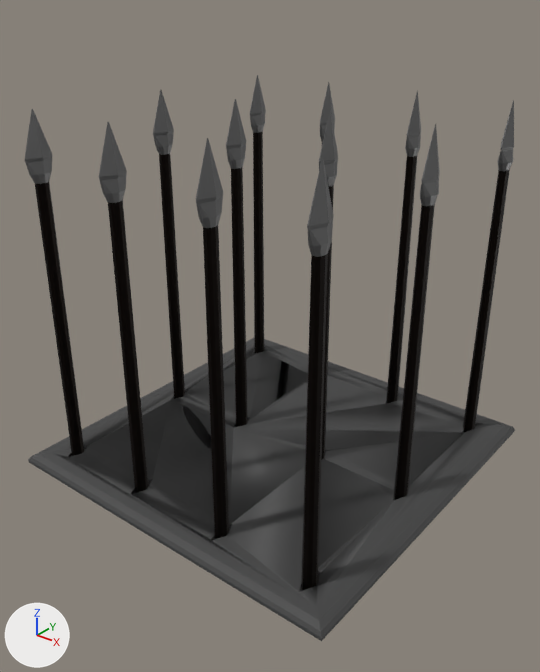
Before and after pictures for a commit that changed the FBX model Assets/+BananaGame/3Dmodels/Traps/SpearTrap.fbx.
The view is the same before and after, from a camera (50 mm lens) standing at (1.111, -1.433, 1.222) and looking at (0.019, -0.067, 0.375). The axes (+X, +Y, +Z) are drawn at lower left. The lights are the same throughout. Where no turn or scale is listed for an object, it has been applied to the vertices. Vertices at the same position are counted once.

In view in the first picture: 'Trap_Base', 'Trap_Spears'.
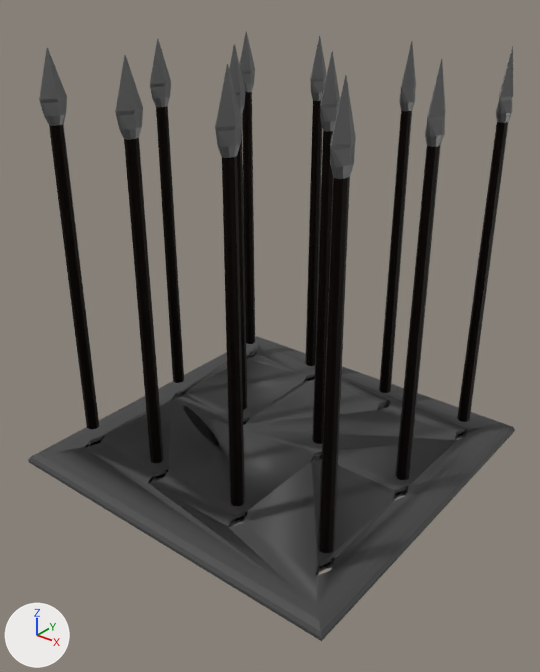
Location of each change, [x1, y1, x2, y2] in pixels of the pictures (540 x 672 px; the box of a moved part takes in the faces that stretch with it):
```json
{"object": "Trap_Spears", "change": "reshaped, moved", "before": [25, 75, 514, 591], "after": [39, 31, 513, 553]}
{"object": "Trap_Base", "change": "reshaped", "before": [28, 338, 515, 641], "after": [28, 336, 515, 641]}
{"part": 1, "of": "me_cube", "change": "moved or reshaped", "before": [51, 343, 495, 608], "after": [53, 340, 495, 607]}
{"part": 2, "of": "me_cube", "change": "moved or reshaped", "before": [52, 399, 394, 607], "after": [51, 399, 395, 608]}
{"part": 3, "of": "me_cylinder_007", "change": "rebuilt", "before": [463, 100, 514, 432], "after": [457, 46, 513, 422], "on screen": "10% wider, 13% taller"}
{"part": 4, "of": "me_cylinder_007", "change": "rebuilt", "before": [302, 158, 334, 591], "after": [318, 75, 356, 553], "on screen": "18% wider, 10% taller"}
{"part": 5, "of": "me_cylinder_007", "change": "rebuilt", "before": [99, 122, 148, 493], "after": [115, 55, 164, 463], "on screen": "10% taller"}
{"part": 6, "of": "me_cylinder_007", "change": "rebuilt", "before": [250, 75, 266, 353], "after": [240, 31, 255, 344]}
{"part": 7, "of": "me_cylinder_007", "change": "rebuilt", "before": [25, 109, 84, 456], "after": [39, 48, 99, 429], "on screen": "10% taller"}
{"part": 8, "of": "me_cylinder_007", "change": "rebuilt", "before": [320, 82, 335, 144], "after": [305, 35, 327, 366]}
{"part": 9, "of": "me_cylinder_007", "change": "rebuilt", "before": [386, 91, 421, 403], "after": [379, 41, 416, 393], "on screen": "13% taller"}
{"part": 10, "of": "me_cylinder_007", "change": "rebuilt", "before": [196, 138, 229, 539], "after": [215, 64, 245, 506], "on screen": "9% narrower, 10% taller"}
```

Scene script edits in JSON lines:
```json
{"block": "me_cube", "where": "me_cube.from_pydata(...)  # 625 vertices, 384 faces; spans x -0.5..0.5, y -0.5..0.5, z -0.011..0.017"}
{"block": "me_cube", "where": "# used by ob_trap_base; location = (0.0, 0.0, 0.0)"}
{"block": "me_cube", "change": "me_cube part 1: all 200 vertices in x -0.417..0.416, y 0.36..0.434, z -0.011..0.017 are moved by (0.0, -0.05, 0.0)"}
{"block": "me_cube", "change": "me_cube part 2: all 201 vertices in x -0.418..0.416, y -0.44..-0.366, z -0.011..0.017 are moved by (0.0, 0.06, 0.0)"}
{"block": "me_cylinder_007", "where": "# used by ob_trap_spears; location = (0.4, 0.4, 10.991)"}
{"op": "remove", "block": "me_cylinder_007", "code": "me_cylinder_007.from_pydata(...)  # 720 vertices, 612 faces; spans x -0.819..0.017, y -0.84..0.034, z -11.045..-10.045"}
{"op": "add", "block": "me_cylinder_007", "code": "me_cylinder_007.from_pydata(...)  # 720 vertices, 612 faces; spans x -0.819..0.017, y -0.78..-0.016, z -11.045..-10.045"}
{"block": "me_cylinder_007", "change": "me_cylinder_007 part 3: the loose piece of 60 vertices spanning x -0.019..0.017, y -0.04..0.034, z -11.045..-10.045 is rebuilt with 60 vertices and now spans x -0.019..0.017, y -0.09..-0.016, z -11.045..-10.045"}
{"block": "me_cylinder_007", "change": "me_cylinder_007 part 4: the loose piece of 60 vertices spanning x -0.019..0.017, y -0.84..-0.766, z -11.045..-10.045 is rebuilt with 60 vertices and now spans x -0.019..0.017, y -0.78..-0.706, z -11.045..-10.045"}
{"block": "me_cylinder_007", "change": "me_cylinder_007 part 5: the loose piece of 60 vertices spanning x -0.559..-0.523, y -0.84..-0.766, z -11.045..-10.045 is rebuilt with 60 vertices and now spans x -0.559..-0.523, y -0.78..-0.706, z -11.045..-10.045"}
{"block": "me_cylinder_007", "change": "me_cylinder_007 part 6: the loose piece of 60 vertices spanning x -0.819..-0.783, y -0.04..0.034, z -11.045..-10.045 is rebuilt with 60 vertices and now spans x -0.819..-0.783, y -0.09..-0.016, z -11.045..-10.045"}
{"block": "me_cylinder_007", "change": "me_cylinder_007 part 7: the loose piece of 60 vertices spanning x -0.819..-0.783, y -0.84..-0.766, z -11.045..-10.045 is rebuilt with 60 vertices and now spans x -0.819..-0.783, y -0.78..-0.706, z -11.045..-10.045"}
{"block": "me_cylinder_007", "change": "me_cylinder_007 part 8: the loose piece of 60 vertices spanning x -0.559..-0.523, y -0.04..0.034, z -11.045..-10.045 is rebuilt with 60 vertices and now spans x -0.559..-0.523, y -0.09..-0.016, z -11.045..-10.045"}
{"block": "me_cylinder_007", "change": "me_cylinder_007 part 9: the loose piece of 60 vertices spanning x -0.279..-0.243, y -0.04..0.034, z -11.045..-10.045 is rebuilt with 60 vertices and now spans x -0.279..-0.243, y -0.09..-0.016, z -11.045..-10.045"}
{"block": "me_cylinder_007", "change": "me_cylinder_007 part 10: the loose piece of 60 vertices spanning x -0.279..-0.243, y -0.84..-0.766, z -11.045..-10.045 is rebuilt with 60 vertices and now spans x -0.279..-0.243, y -0.78..-0.706, z -11.045..-10.045"}
{"op": "set", "path": "ob_trap_spears.location", "old": "(0.4, 0.4, 10.991)", "new": "(0.4, 0.4, 11.116)"}
```
